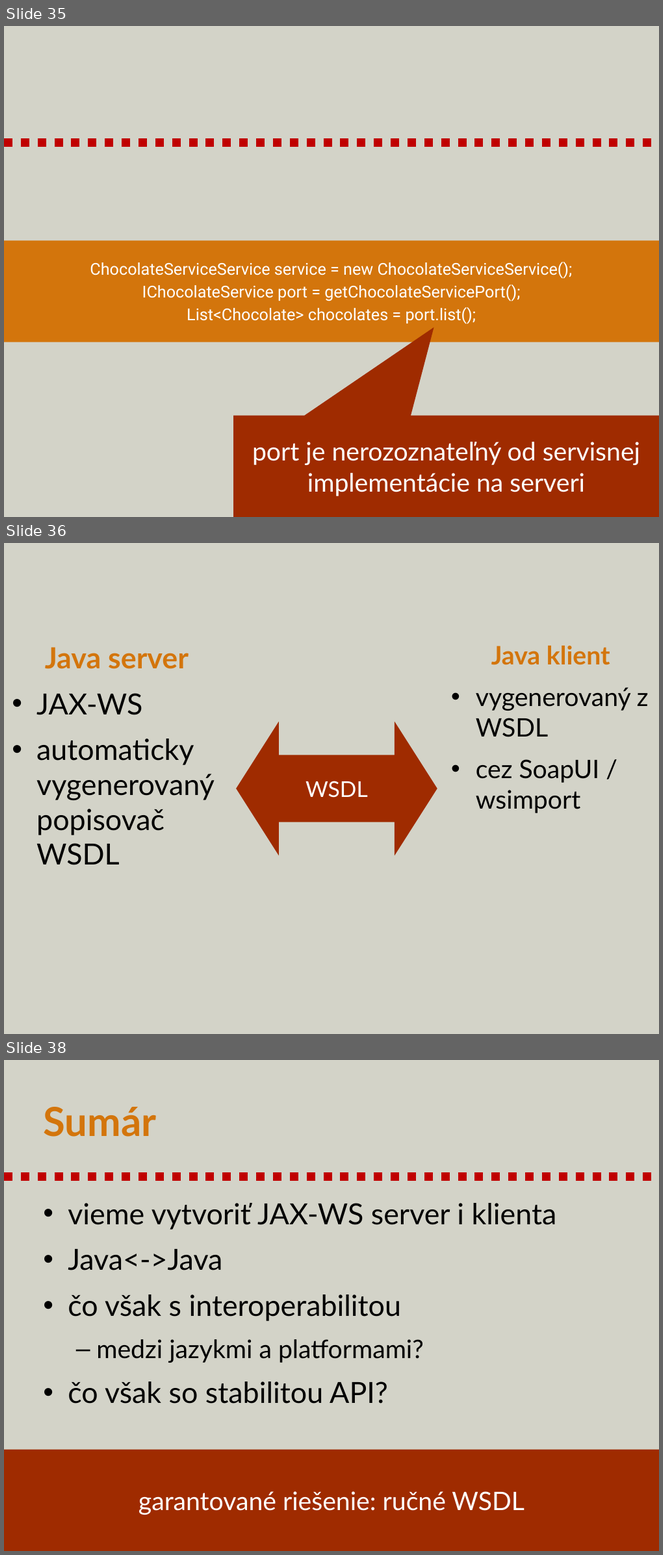
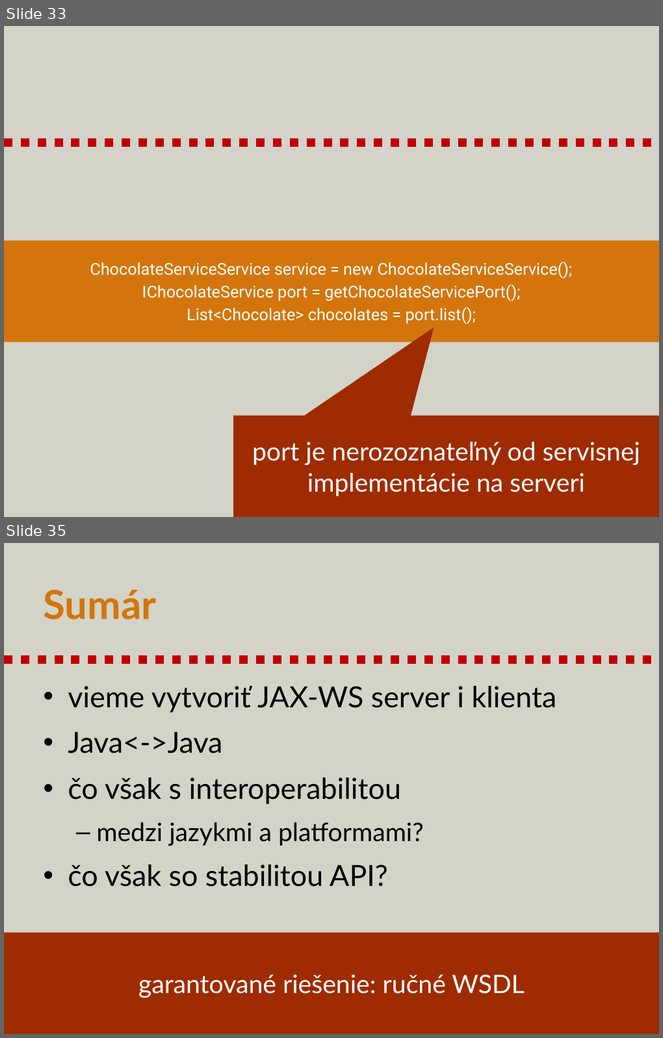
Before and after one commit to novotnyr/kopr-portal, a slide deck: content/soap-web-services/kopr-soap-web-services.pptx. Shown one above the other, each under a label of ours: slides 35, 36 and 38 before the commit, slides 33 and 35 after it; the slides between them are not shown. The pictures are 663x1555 and 663x1038 pixels, drawn with LibreOffice and Linux fonts; fonts in the diff are those of the drawing. Boxes give left, top, right and bottom in pixels: in the first picture for what was removed or moved away, otherwise in the second. Text is boxed around its words. In the diff, an @@ line names an element or a change of style, - is before the commit and + after.

```diff
--- a/content/soap-web-services/kopr-soap-web-services.pptx
+++ b/content/soap-web-services/kopr-soap-web-services.pptx
@@ slide 36 removed at [4, 543, 659, 1034], background #D3D3C8 @@
@@ text removed at [36, 647, 215, 865] @@
-Java server
-• JAX-WS
-• automaticky vygenerovaný popisovač WSDL
@@ text removed at [476, 646, 649, 813] @@
-Java klient
-• vygenerovaný z WSDL
-• cez SoapUI / wsimport
@@ left right arrow removed at [236, 722, 437, 856] @@
-WSDL
@@ what was slide 35 is now slide 33 @@
@@ what was slide 38 is now slide 35 @@
```
Also in this commit, not shown: 3 slides changed, 2 other slides removed, 1 other file.
